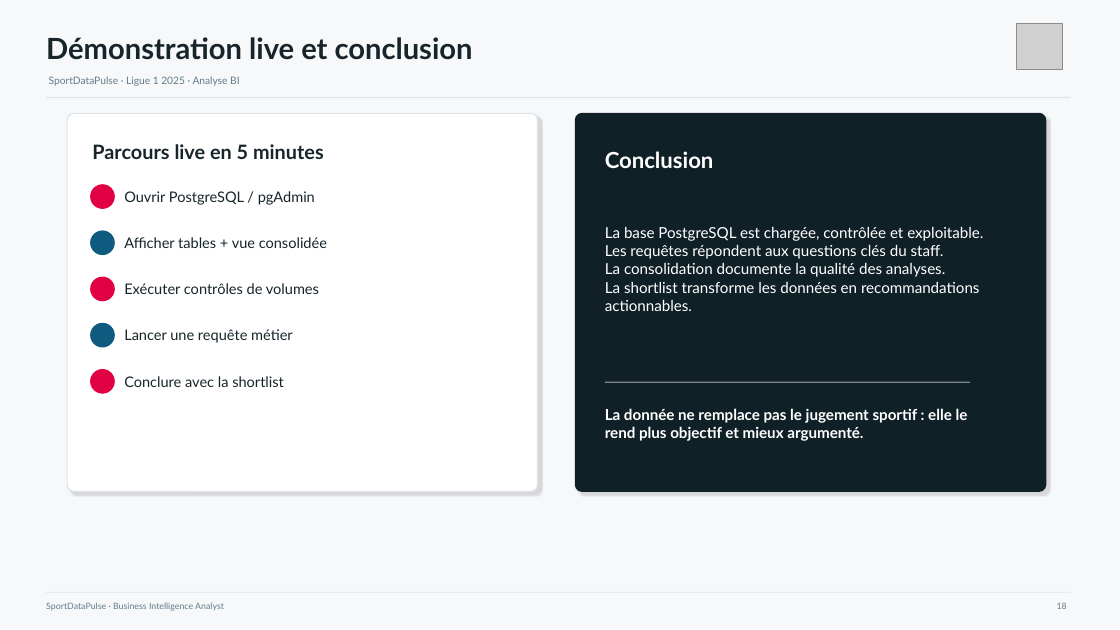
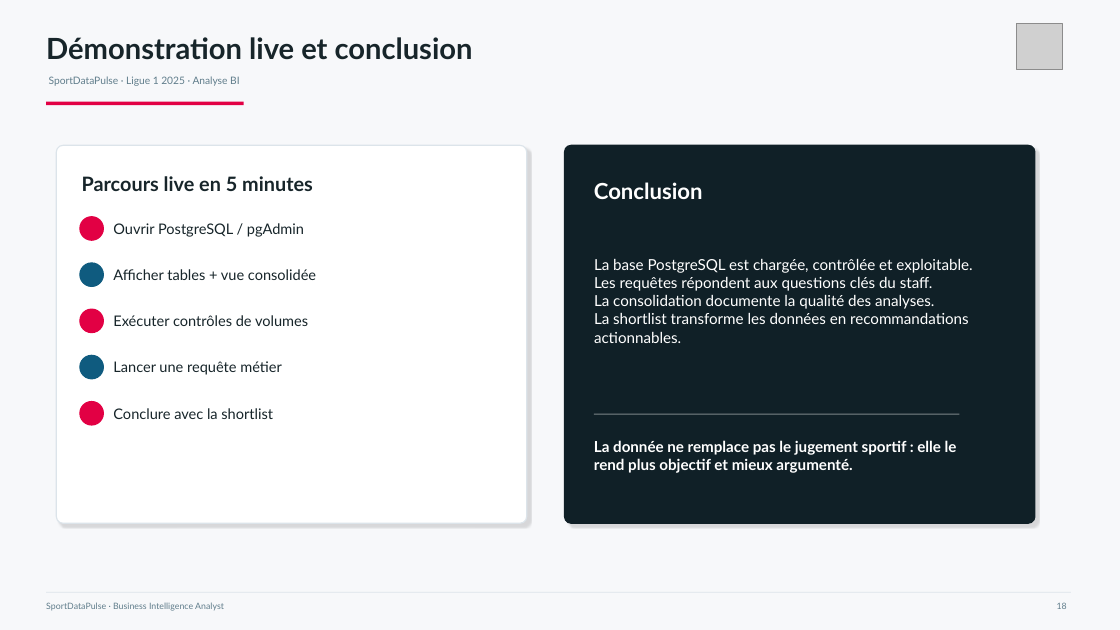
Before and after one commit to steve57000/projet-ligue1, a slide deck: slide 18 of livrables/Presentation_P5_SportDataPulse.pptx. Drawn at 1120x630 pixels with LibreOffice and Linux fonts; fonts in the diff are those of the drawing; grey boxes stand for pictures. Boxes give left, top, right and bottom in pixels: in the first picture for what was removed or moved away, otherwise in the second. Text is boxed around its words. In the diff, an @@ line names an element or a change of style, - is before the commit and + after.

```diff
--- a/livrables/Presentation_P5_SportDataPulse.pptx
+++ b/livrables/Presentation_P5_SportDataPulse.pptx
@@ line removed from (46, 97) to (1071, 97) @@
@@ line added from (46, 103) to (244, 103), #E20044 3 pt @@
@@ 9 texts, 5 ellipses, 2 rounded rectangles, 1 line: place and size @@
-9 texts, 5 ellipses, 2 rounded rectangles, 1 line at [67, 113, 1046, 492]
+9 texts, 5 ellipses, 2 rounded rectangles, 1 line at [56, 145, 1035, 523]
```
Also in this commit, not shown: 14 other slides changed, 2 other files.
